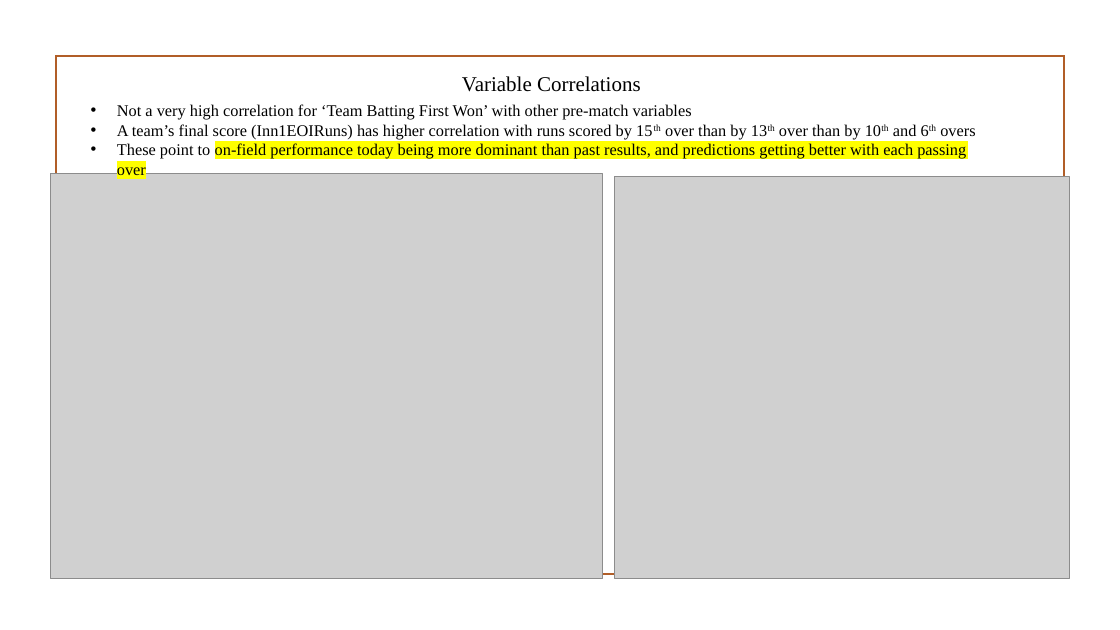
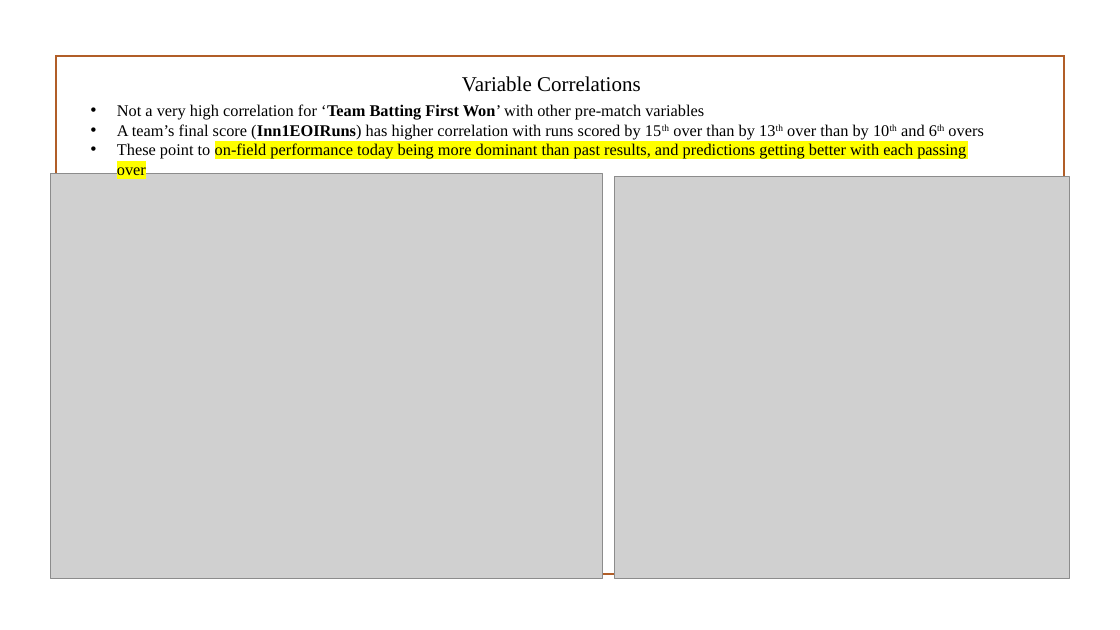
Before and after one commit to asahay001/springboardIntro, a slide deck: slide 11 of CapstoneFinalPresentation_IPLT20CricketPredictions.pptx (slide 9 before the commit). Drawn at 1120x630 pixels with LibreOffice and Linux fonts; fonts in the diff are those of the drawing; grey boxes stand for pictures; background and template pictures are left out. Boxes give left, top, right and bottom in pixels: in the first picture for what was removed or moved away, otherwise in the second. Text is boxed around its words. In the diff, an @@ line names an element or a change of style, - is before the commit and + after.

Commit message:
1. Highlighted portions of the deck to cover in presentation 2. Fixed 26th over winner prediction paramaters in Excel

```diff
--- a/CapstoneFinalPresentation_IPLT20CricketPredictions.pptx
+++ b/CapstoneFinalPresentation_IPLT20CricketPredictions.pptx
@@ text at [117, 104, 983, 140]: bold on in "‘Team Batting First Won’", "(Inn1EOIRuns)" @@
```
Also in this commit, not shown: 15 other slides changed, 1 slide added, 1 other file.
